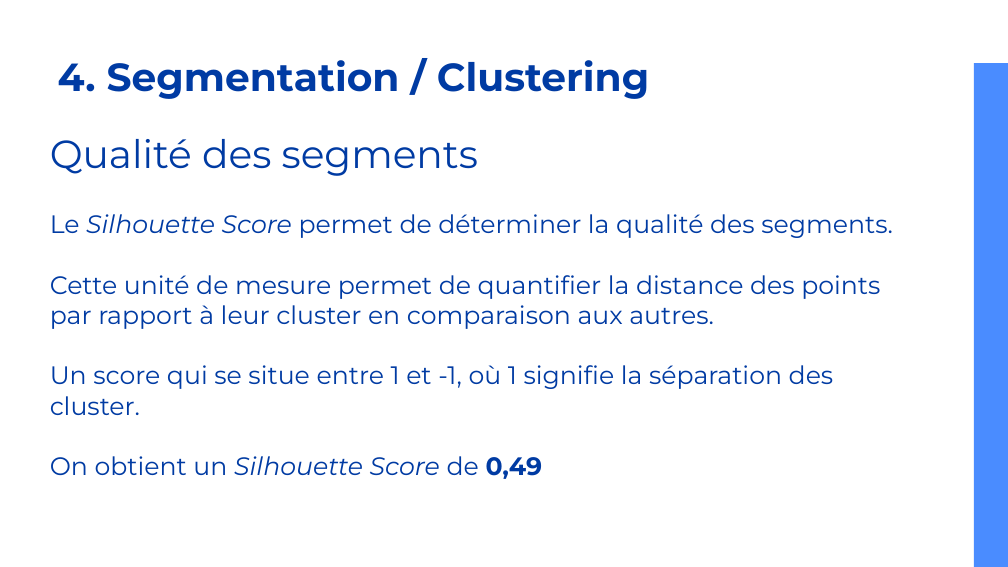
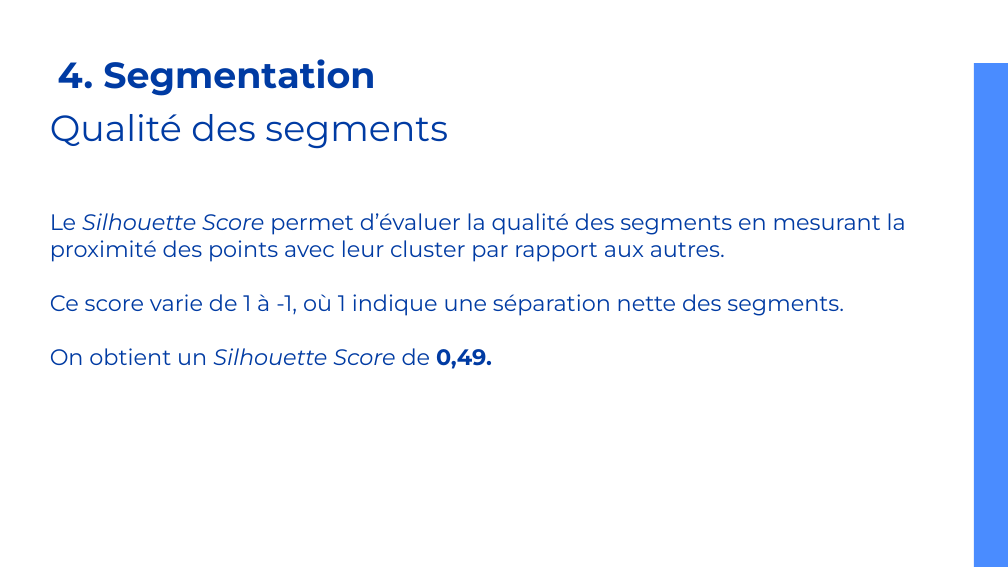
Before and after one commit to caseguin/Clustering, a slide deck: slide 20 of SuperMarket_clustering2.odp. Drawn at 1008x567 pixels with LibreOffice and Linux fonts; fonts in the diff are those of the drawing. Boxes give left, top, right and bottom in pixels: in the first picture for what was removed or moved away, otherwise in the second. Text is boxed around its words. In the diff, an @@ line names an element or a change of style, - is before the commit and + after.

```diff
--- a/SuperMarket_clustering2.odp
+++ b/SuperMarket_clustering2.odp
@@ title at [58,59,375,96]: text changed; size 28 to 26 pt @@
-4. Segmentation / Clustering
+4. Segmentation
@@ title "Qualité des segments": place and size @@
-title "Qualité des segments" at [50,139,478,176]
+title "Qualité des segments" at [50,114,448,149]
@@ title "Qualité des segments" at [50,114,448,149]: size 28 to 26 pt @@
@@ title at [50,213,906,369]: text changed; size 18 to 16 pt @@
-Le Silhouette Score permet de déterminer la qualité des segments.
-Cette unité de mesure permet de quantifier la distance des points par rapport à leur cluster en comparaison aux autres.
-Un score qui se situe entre 1 et -1, où 1 signifie la séparation des cluster.
-On obtient un Silhouette Score de 0,49
+Le Silhouette Score permet d’évaluer la qualité des segments en mesurant la proximité des points avec leur cluster par rapport aux autres.
+Ce score varie de 1 à -1, où 1 indique une séparation nette des segments.
+On obtient un Silhouette Score de 0,49.
```
Also in this commit, not shown: 24 other slides changed, 4 slides added, 3 slides removed, 13 other files.
